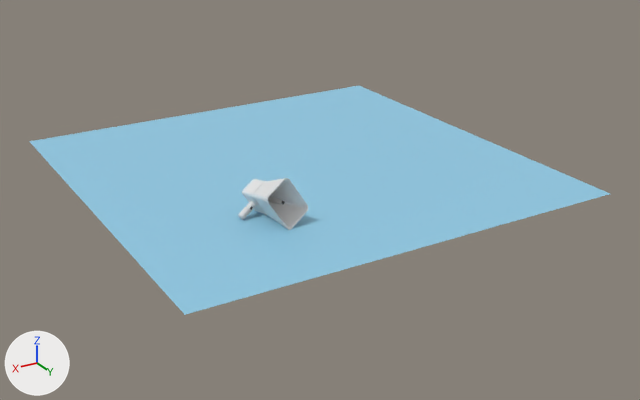
Two versions of the FBX model Assets/Resources/model assets/paket retail/toa.fbx, one commit apart.
One viewpoint serves both versions: a camera (50 mm lens) standing at (25.1, 48.9, 24.6) and looking at (-7.1, -4.8, -2.2). The lights are fixed; the arrows at lower left show +X, +Y and +Z. Where no turn or scale is listed for an object, it has been applied to the vertices.

In view in the first picture: 'Plane', 'toa'.
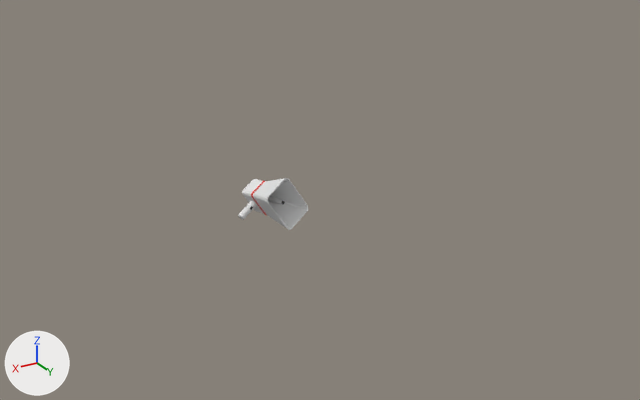
Pixel boxes [x1, y1, x2, y2] of what changed, in the pictures (640 x 400 px):
'Plane', deleted (blue)
    before: [29, 86, 610, 315]
'list', recoloured
    both: [251, 181, 266, 215]

What the commit changed:
Object 'Plane' (ob_plane) is deleted.
